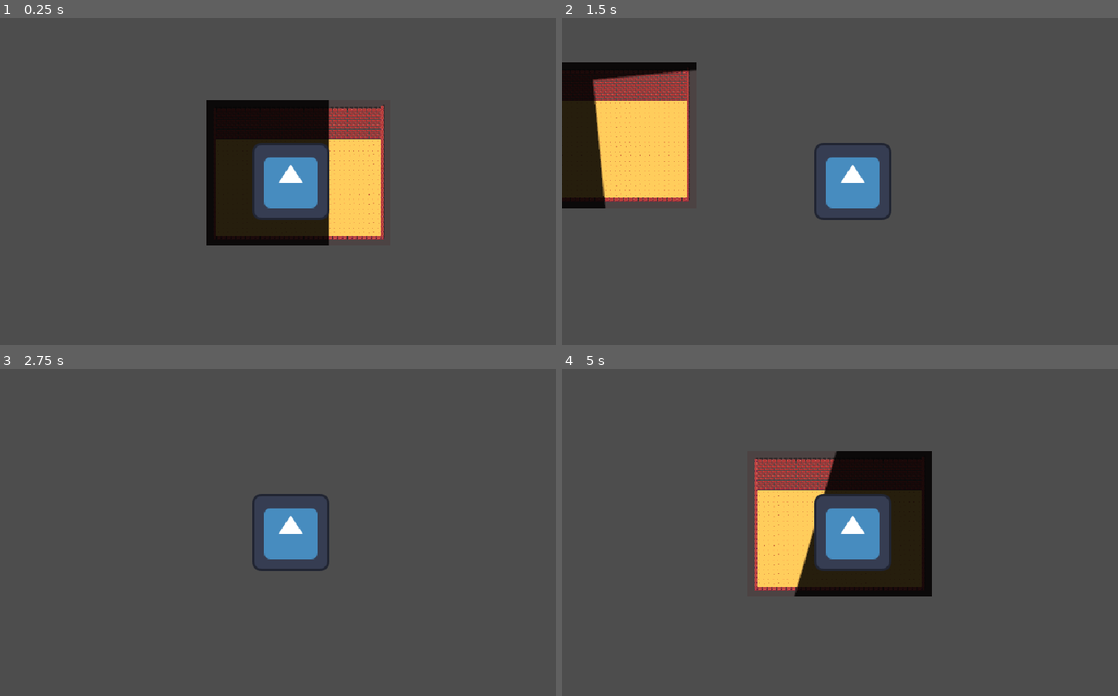
Above: before the commit, frames 1-4 (two rows, left to right).
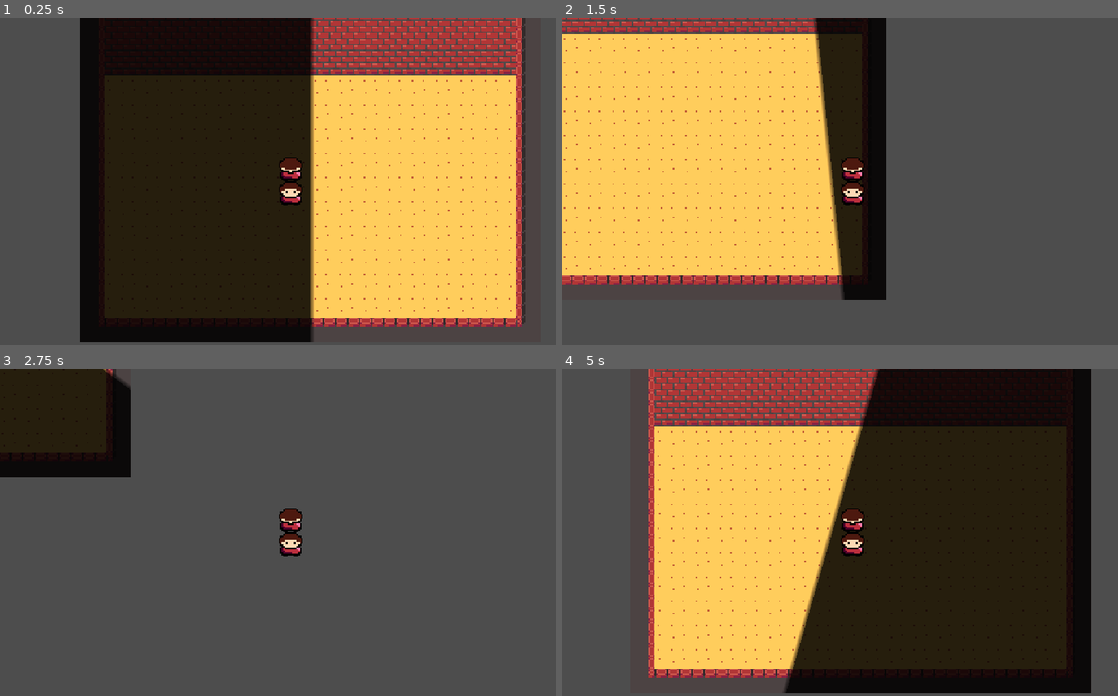
Above: after the commit, the same moments.

Repository: ygda-org/brackeys-26.2
Game: Godot game, scene res://main/main.tscn
Two runs of this game, one before a commit and one after it. Both use one fixed random seed, a clock stepped at 60 frames per second and the inputs below. The engine's default icon, where the game draws it, is replaced by a stand-in: a white triangle on a blue panel in a dark square. Sound files missing from this copy of the repository are replaced by a short silence.
Inputs (mouse positions are in pixels of both pictures, inside the frame that each line leads up to):
- Up to frame 1 (0.25 s): no input
- Up to frame 2 (1.5 s): tap Enter at 0.5 s; move the mouse to (979, 165) at 0.52 s; hold D (right) 0.53-1.28 s; click (979, 165) at 0.6 s; move the mouse to (734, 197) at 1.27 s; hold S (down) from 1.28 s (still down); click (734, 197) at 1.35 s
- Up to frame 3 (2.75 s): move the mouse to (350, 460) at 2.02 s; release S (down) at 2.03 s; hold D (right) from 2.03 s (still down); click (350, 460) at 2.1 s
- Up to frame 4 (5 s): move the mouse to (823, 597) at 2.77 s; release D (right) at 2.78 s; hold W (up) 2.78-3.53 s; click (823, 597) at 2.85 s; move the mouse to (1029, 581) at 3.52 s; hold A (left) from 3.53 s (still down); click (1029, 581) at 3.6 s; move the mouse to (678, 483) at 4.27 s; click (678, 483) at 4.35 s

The runs differ from the first frame. In frame 1, 69% of the frame differs, in the area x 14-95%, y 0-100%; in frame 2, 43%; in frame 3, 9.6%; in frame 4, 69%, in the area x 15-96%, y 0-100%.

Commit message:
player touching up

Diff:
--- a/player/player.gd
+++ b/player/player.gd
@@ -1,8 +1,8 @@
 extends CharacterBody2D
 
-const MAX_SPEED = 600
-const ACCELERATION = 3000
-const DECELERATION = 5000
+const MAX_SPEED = 200
+const ACCELERATION = 1500
+const DECELERATION = 3000
 @export var acceleration_curve: Curve
 
 func _physics_process(delta):
--- a/player/player.tscn
+++ b/player/player.tscn
@@ -1,14 +1,14 @@
 [gd_scene format=3 uid="uid://bk6x32oppt138"]
 
-[ext_resource type="Texture2D" uid="uid://cyvogp1u546nc" path="res://assets/icon.svg" id="1_oul6g"]
 [ext_resource type="Script" uid="uid://b3d3vaf1vcmw4" path="res://player/player.gd" id="1_rkbax"]
+[ext_resource type="Texture2D" uid="uid://gviclm35pjr7" path="res://assets/prog_art/programmer_art-objects.png" id="2_rkbax"]
 
 [sub_resource type="Curve" id="Curve_u52ul"]
 _data = [Vector2(0, 1), 0.0, 0.0, 0, 0, Vector2(1, 0.6846153), -0.80448663, 0.0, 0, 0]
 point_count = 2
 
-[sub_resource type="CircleShape2D" id="CircleShape2D_bbl4g"]
-radius = 61.0
+[sub_resource type="CapsuleShape2D" id="CapsuleShape2D_rkbax"]
+radius = 7.0
 
 [sub_resource type="CanvasItemMaterial" id="CanvasItemMaterial_rkbax"]
 light_mode = 1
@@ -20,25 +20,28 @@
 gradient = SubResource("Gradient_rkbax")
 
 [sub_resource type="RectangleShape2D" id="RectangleShape2D_rkbax"]
-size = Vector2(124, 41)
+size = Vector2(44, 13.5)
 
 [node name="Player" type="CharacterBody2D" unique_id=1482995803]
 script = ExtResource("1_rkbax")
 acceleration_curve = SubResource("Curve_u52ul")
 
 [node name="CollisionShape2D" type="CollisionShape2D" parent="." unique_id=1614029055]
-shape = SubResource("CircleShape2D_bbl4g")
+shape = SubResource("CapsuleShape2D_rkbax")
 
 [node name="Sprite2D" type="Sprite2D" parent="." unique_id=194300464]
 material = SubResource("CanvasItemMaterial_rkbax")
-texture = ExtResource("1_oul6g")
+texture = ExtResource("2_rkbax")
+region_enabled = true
+region_rect = Rect2(128, 64, 16, 32)
 
 [node name="Camera2D" type="Camera2D" parent="." unique_id=101055751]
+zoom = Vector2(2.5, 2.5)
 
 [node name="VisionArm" type="Node2D" parent="." unique_id=1480016774]
 
 [node name="PointLight2D" type="PointLight2D" parent="VisionArm" unique_id=773722785]
-position = Vector2(237, -9.500015)
+position = Vector2(187.99997, -2)
 scale = Vector2(5.46875, 6.8281245)
 texture = SubResource("GradientTexture2D_g1dw6")
 
@@ -47,5 +50,5 @@
 monitorable = false
 
 [node name="CollisionShape2D" type="CollisionShape2D" parent="PunchHitbox" unique_id=1732708328]
-position = Vector2(124, 26)
+position = Vector2(29, 14)
 shape = SubResource("RectangleShape2D_rkbax")
--- a/project.godot
+++ b/project.godot
@@ -61,6 +61,7 @@
 
 [rendering]
 
+textures/canvas_textures/default_texture_filter=0
 rendering_device/driver.windows="d3d12"
 renderer/rendering_method="gl_compatibility"
 renderer/rendering_method.mobile="gl_compatibility"
